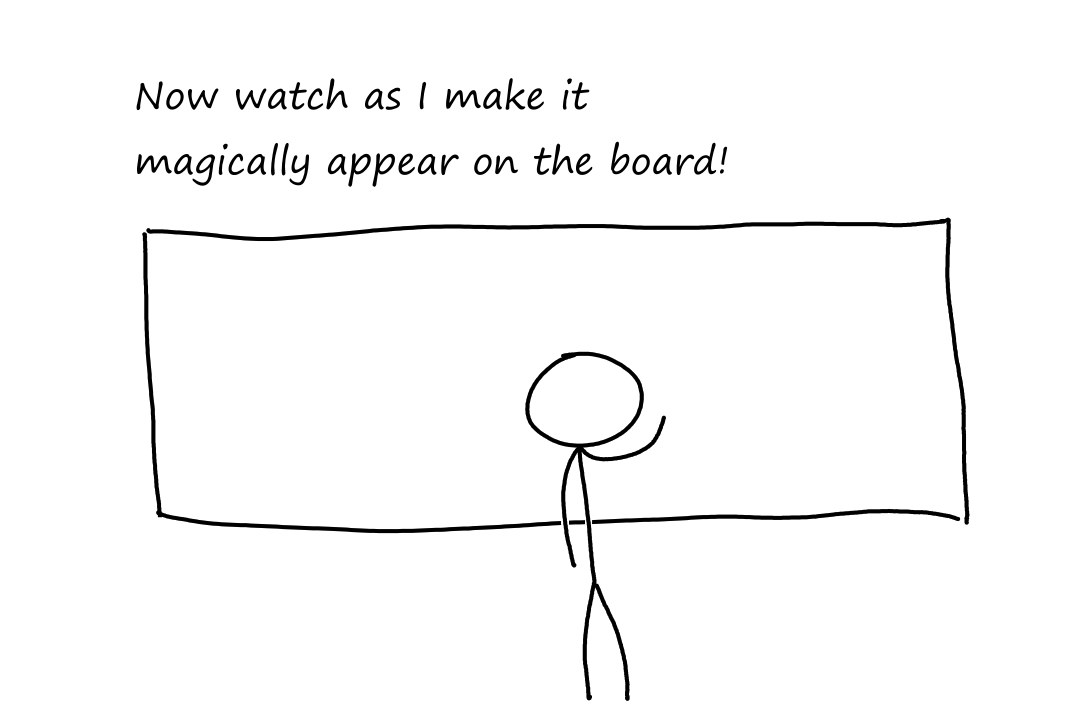
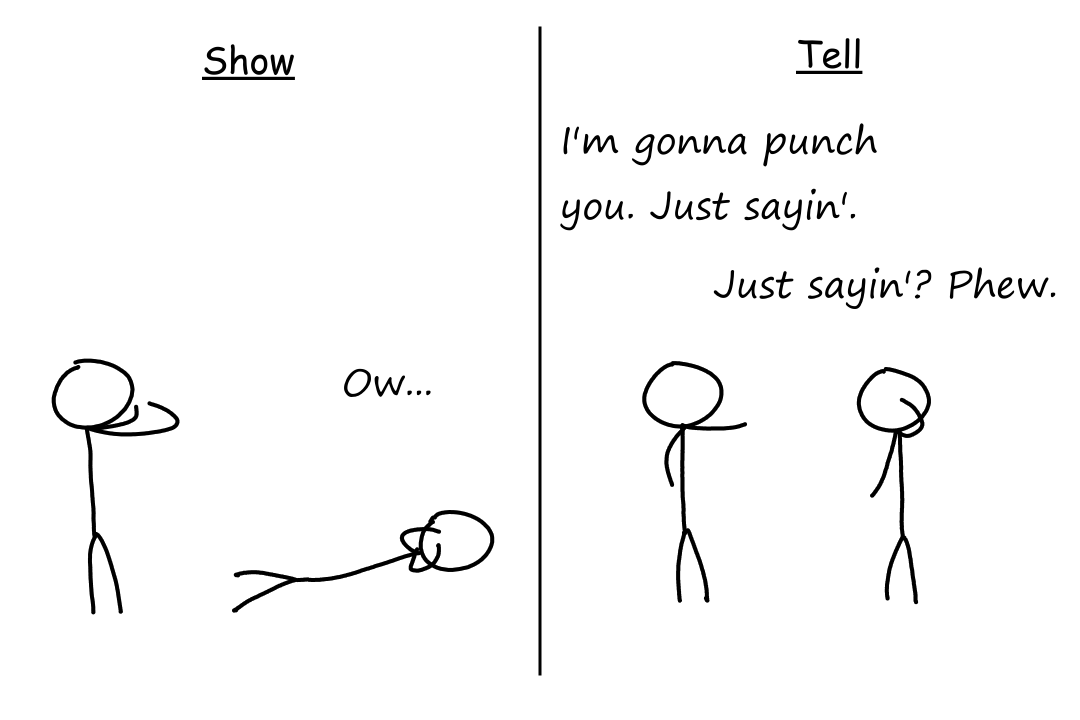
Comparing the layer stacks of the two 1080 × 720 images. Changes:
removed layer "Board" over 51, 140, 1056, 701
added layer "Person 2_B" above "Person 1_B" over 792, 314, 970, 605
renamed "Person 1" to "Person 1_B", painted on it over 432, 218, 784, 701
added layer "Person 2_A" above "Person 1_A" over 184, 510, 504, 613
added layer "Person 1_A" above "Background" over 51, 302, 182, 615
